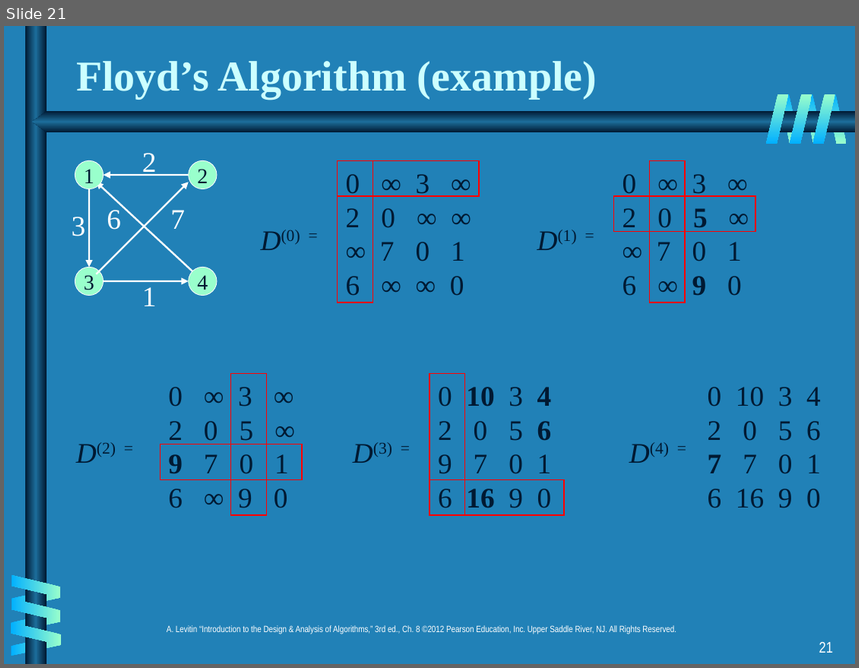
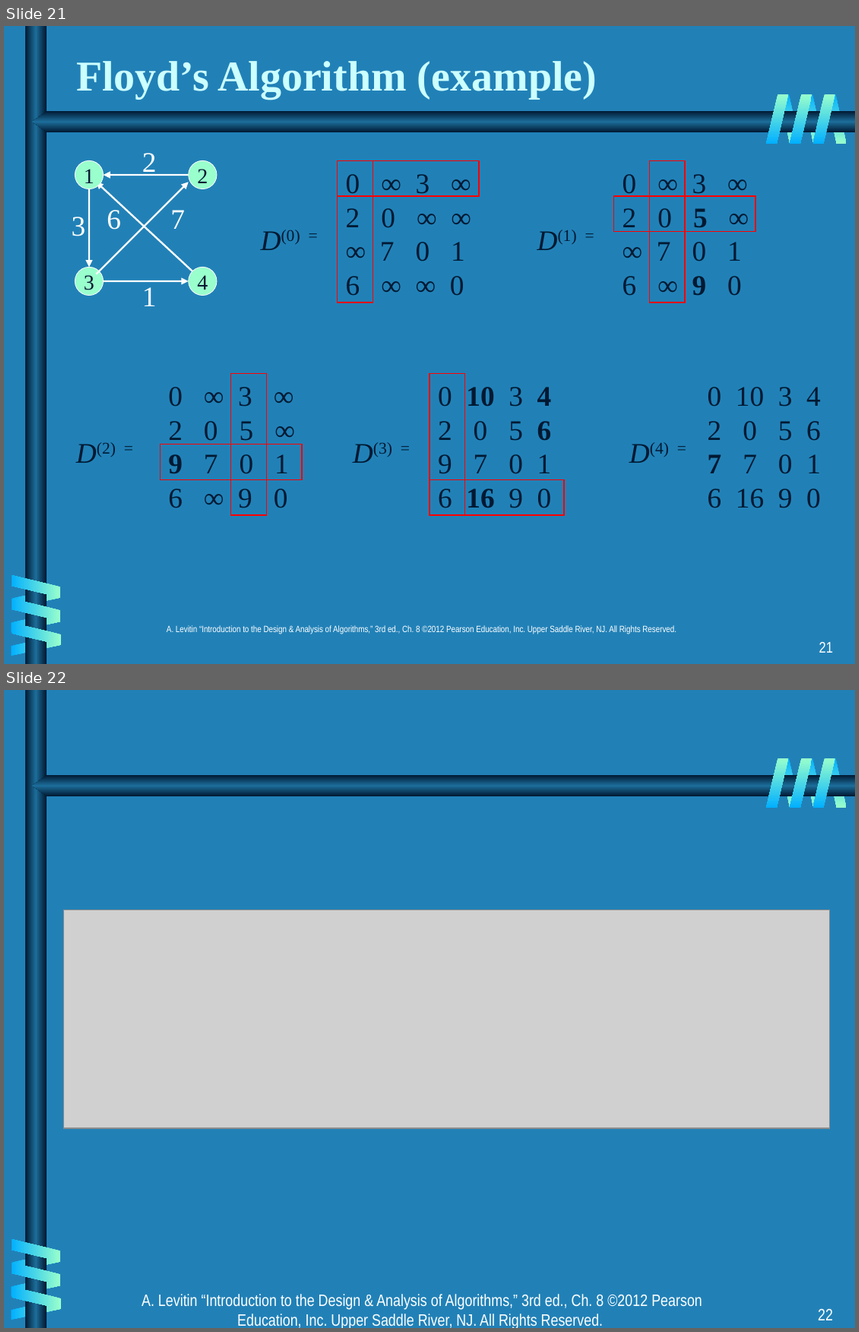
Before and after one commit to CMPT306/CMPT306.github.io, a slide deck: handouts/dynamic_programming/ch08.ppt. Shown one above the other, each under a label of ours: slide 21 before the commit, slides 21 and 22 after it. The pictures are 859x668 and 859x1332 pixels, drawn with LibreOffice and Linux fonts; fonts in the diff are those of the drawing; grey boxes stand for pictures. Boxes give left, top, right and bottom in pixels: in the first picture for what was removed or moved away, otherwise in the second. Text is boxed around its words. In the diff, an @@ line names an element or a change of style, - is before the commit and + after.

```diff
--- a/handouts/dynamic_programming/ch08.ppt
+++ b/handouts/dynamic_programming/ch08.ppt
@@ slide 22 added at [4,690,855,1328], background #2181B7; not listed: 14 template elements that a slide beside it also shows @@
@@ picture added at [63,910,829,1129] @@
@@ text added at [142,1294,702,1328], 14 pt, text #FFFFFF @@
+A. Levitin “Introduction to the Design & Analysis of Algorithms,” 3rd ed., Ch. 8 ©2012 Pearson Education, Inc. Upper Saddle River, NJ. All Rights Reserved.
@@ page number added at [818,1309,833,1321], 14 pt, text #FFFFFF @@
+22
```
Also in this commit, not shown: 2 slides changed, 2 other files.
